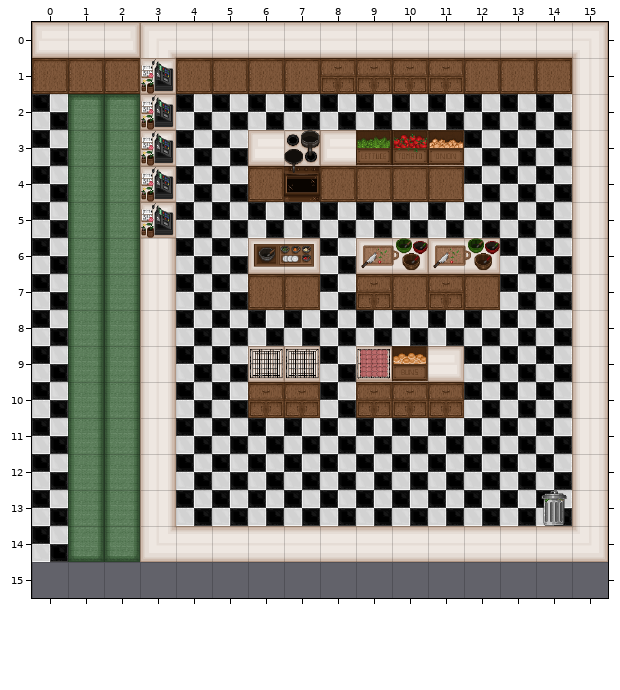
Two states of a Tiled map, assets/map/art_map/customertest.tmx. Above, as it was before the edit.
Cells are 64x64 px. Shown: x 0..15, y 0..15. The old version is drawn lined up with the new one.
The result:
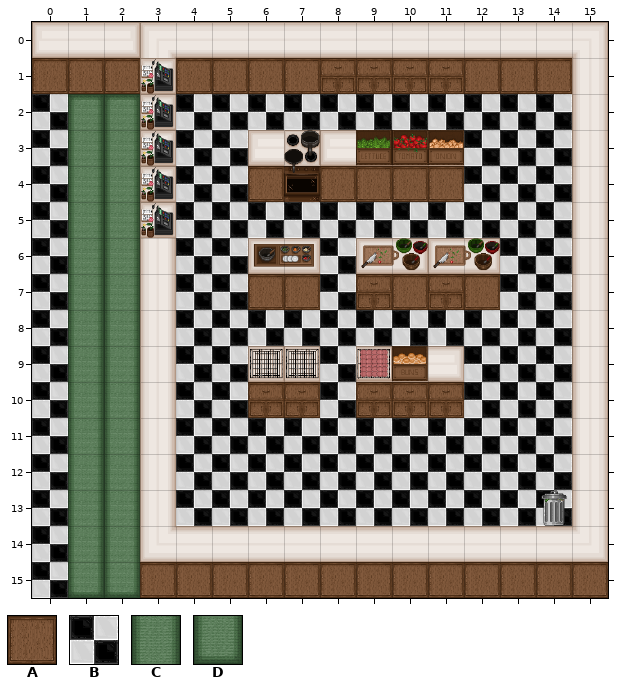
Key: from "art_tileset": A 11 "pln", B 22 "floortile", C 29 "customer tile 2", D 30 "customer tile 3".
_ is an empty cell, . an unchanged one.
Diff:
map size 20x15 -> 16x16 cells
--- layer "Bottom Layer"
@@ x 0..15 @@
-14 .DD.............
-15 ________________
+14 .CC.............
+15 BDDAAAAAAAAAAAAA
Pixel boxes of the changes (left, top, right, bottom) in both pictures:
changed: (32, 526, 608, 598)
